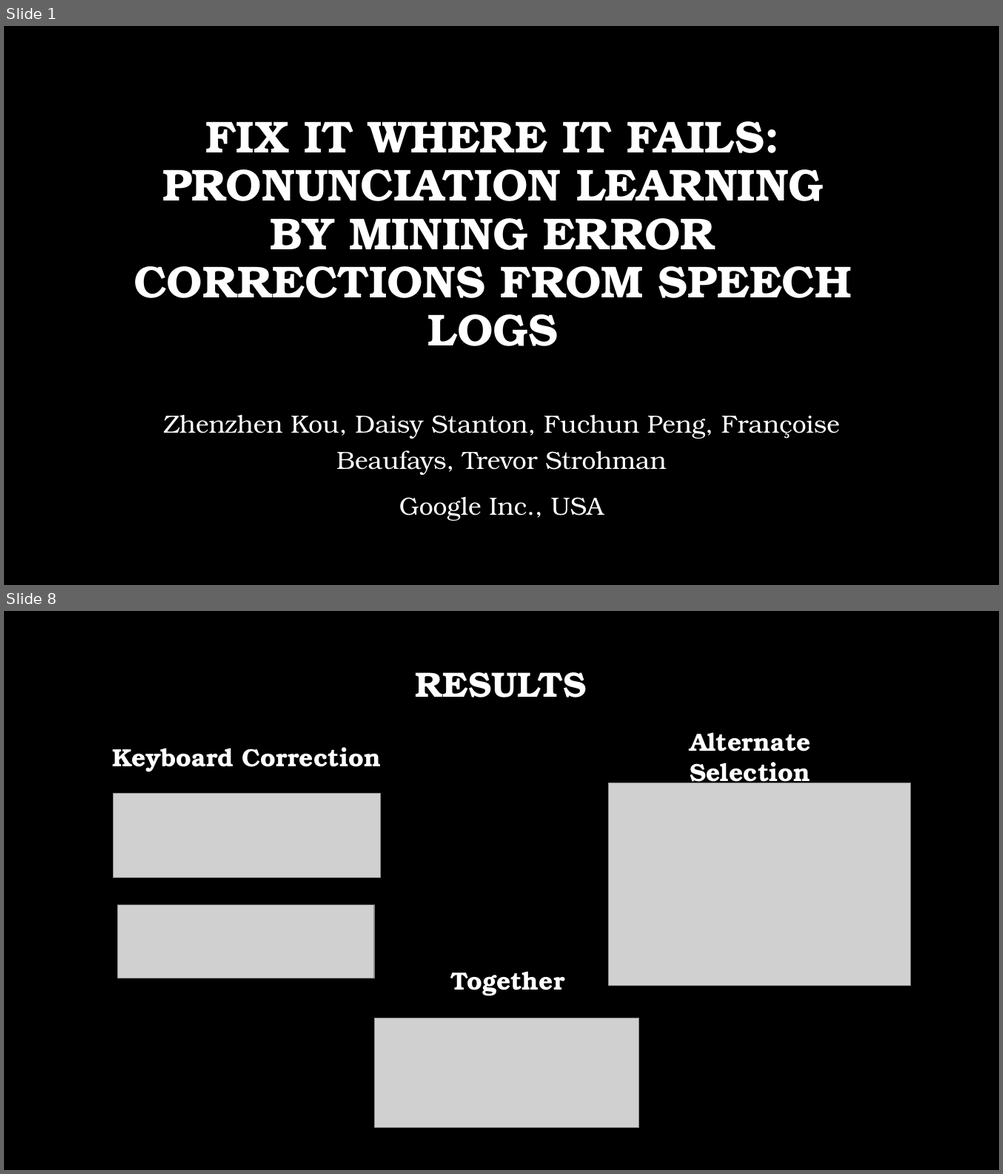
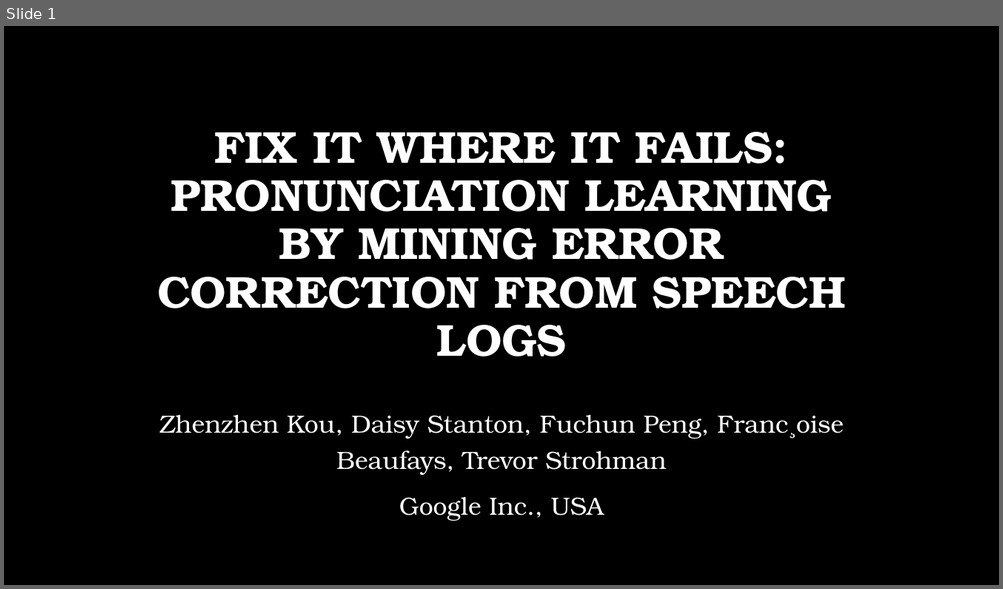
Before and after one commit to msnyde8/COSC757, a slide deck: Assignments/ArticleSummary/ArticleSummarySlides-MJS.pptx. Shown one above the other, each under a label of ours: slides 1 and 8 before the commit, slide 1 after it; the slides between them are not shown. The pictures are 1003x1174 and 1003x589 pixels, drawn with LibreOffice and Linux fonts; fonts in the diff are those of the drawing; grey boxes stand for pictures; background and template pictures are left out. Boxes give left, top, right and bottom in pixels: in the first picture for what was removed or moved away, otherwise in the second. Text is boxed around its words. In the diff, an @@ line names an element or a change of style, - is before the commit and + after.

```diff
--- a/Assignments/ArticleSummary/ArticleSummarySlides-MJS.pptx
+++ b/Assignments/ArticleSummary/ArticleSummarySlides-MJS.pptx
@@ slide 8 removed at bbox=[4, 611, 999, 1170], background picture (left out) @@
@@ title removed at bbox=[415, 672, 586, 698] @@
-RESULTS
@@ text removed at bbox=[689, 732, 810, 788] @@
-Alternate Selection
@@ text removed at bbox=[112, 747, 380, 772] @@
-Keyboard Correction
@@ picture removed at bbox=[609, 783, 910, 986] @@
@@ picture removed at bbox=[113, 794, 380, 878] @@
@@ picture removed at bbox=[117, 905, 374, 978] @@
@@ text removed at bbox=[450, 971, 565, 997] @@
-Together
@@ picture removed at bbox=[374, 1019, 639, 1128] @@
@@ slide 1 changed as well @@
@@ title "FIX IT WHERE IT FAILS: ..." at bbox=[157, 132, 845, 357]: vertical alignment middle to bottom @@
@@ title at bbox=[157, 132, 845, 357]: text changed @@
-FIX IT WHERE IT FAILS: PRONUNCIATION LEARNING BY MINING ERROR CORRECTIONS FROM SPEECH LOGS
+FIX IT WHERE IT FAILS: PRONUNCIATION LEARNING BY MINING ERROR CORRECTION FROM SPEECH LOGS
@@ subtitle at bbox=[159, 415, 843, 475]: text changed @@
-Zhenzhen Kou, Daisy Stanton, Fuchun Peng, Françoise Beaufays, Trevor Strohman
+Zhenzhen Kou, Daisy Stanton, Fuchun Peng, Franc¸oise Beaufays, Trevor Strohman
```
Also in this commit, not shown: 1 other slide changed, 3 slides added, 6 other slides removed, 1 other file.
